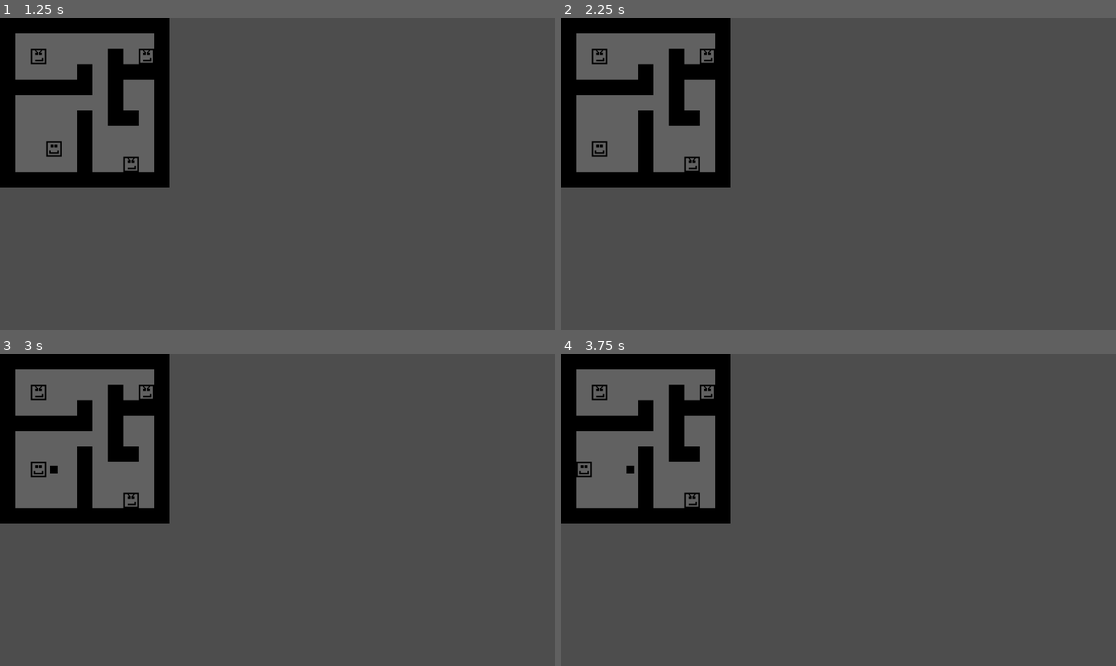
Above: before the commit, frames 1-4 (two rows, left to right).
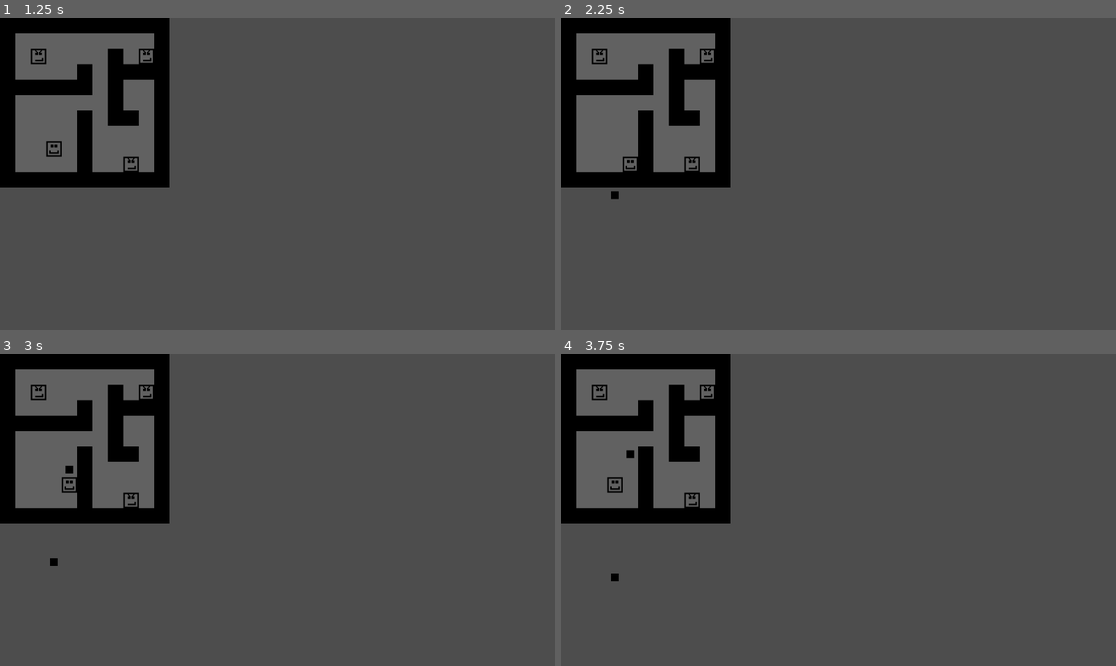
Above: after the commit, the same moments.

Repository: AT0M1X/TheHorseheadPact
Game: Godot game, scene res://scenes/main/Main.tscn
Two runs of this game, one before a commit and one after it. Both use one fixed random seed, a clock stepped at 60 frames per second and the inputs below.
Inputs:
- Up to frame 1 (1.25 s): tap Enter at 0.5 s; hold D (move_right) from 0.53 s (still down); hold Space (shoot) from 0.53 s (still down)
- Up to frame 2 (2.25 s): release D (move_right) at 1.28 s; release Space (shoot) at 1.28 s; hold S (move_down) 1.28-2.03 s; tap Space (shoot) at 1.35 s; tap Enter at 2 s; hold D (move_right) from 2.03 s (still down); hold Space (shoot) from 2.03 s (still down)
- Up to frame 3 (3 s): release D (move_right) at 2.78 s; release Space (shoot) at 2.78 s; hold W (move_up) from 2.78 s (still down); tap Space (shoot) at 2.85 s
- Up to frame 4 (3.75 s): tap Enter at 3.5 s; release W (move_up) at 3.53 s; hold A (move_left) from 3.53 s (still down); hold Space (shoot) from 3.53 s (still down)

Frame 1 is identical in both runs. In frame 2, 0.2% of the frame differs, in the area x 5-14%, y 39-59%; in frame 3, 0.3%; in frame 4, 0.3%, in the area x 2-14%, y 30-73%.

Commit message:
Directional shooting on arrow keys

Diff:
--- a/project.godot
+++ b/project.godot
@@ -35,24 +35,40 @@
 move_left={
 "deadzone": 0.2,
 "events": [Object(InputEventKey,"resource_local_to_scene":false,"resource_name":"","device":-1,"window_id":0,"alt_press …(191 unchanged characters)…
-, Object(InputEventKey,"resource_local_to_scene":false,"resource_name":"","device":-1,"window_id":0,"alt_pressed":false,"shift_pressed":false,"ctrl_pressed":false,"meta_pressed":false,"pressed":false,"keycode":0,"physical_keycode":4194319,"key_label":0,"unicode":0,"location":0,"echo":false,"script":null)
 ]
 }
 move_right={
 "deadzone": 0.2,
 "events": [Object(InputEventKey,"resource_local_to_scene":false,"resource_name":"","device":-1,"window_id":0,"alt_press …(192 unchanged characters)…
-, Object(InputEventKey,"resource_local_to_scene":false,"resource_name":"","device":-1,"window_id":0,"alt_pressed":false,"shift_pressed":false,"ctrl_pressed":false,"meta_pressed":false,"pressed":false,"keycode":0,"physical_keycode":4194321,"key_label":0,"unicode":0,"location":0,"echo":false,"script":null)
 ]
 }
 move_down={
 "deadzone": 0.2,
 "events": [Object(InputEventKey,"resource_local_to_scene":false,"resource_name":"","device":-1,"window_id":0,"alt_press …(192 unchanged characters)…
-, Object(InputEventKey,"resource_local_to_scene":false,"resource_name":"","device":-1,"window_id":0,"alt_pressed":false,"shift_pressed":false,"ctrl_pressed":false,"meta_pressed":false,"pressed":false,"keycode":0,"physical_keycode":4194322,"key_label":0,"unicode":0,"location":0,"echo":false,"script":null)
 ]
 }
 move_up={
 "deadzone": 0.2,
 "events": [Object(InputEventKey,"resource_local_to_scene":false,"resource_name":"","device":-1,"window_id":0,"alt_press …(192 unchanged characters)…
-, Object(InputEventKey,"resource_local_to_scene":false,"resource_name":"","device":-1,"window_id":0,"alt_pressed":false,"shift_pressed":false,"ctrl_pressed":false,"meta_pressed":false,"pressed":false,"keycode":0,"physical_keycode":4194320,"key_label":0,"unicode":0,"location":0,"echo":false,"script":null)
 ]
 }
+shoot_up={
+"deadzone": 0.2,
+"events": [Object(InputEventKey,"resource_local_to_scene":false,"resource_name":"","device":-1,"window_id":0,"alt_pressed":false,"shift_pressed":false,"ctrl_pressed":false,"meta_pressed":false,"pressed":false,"keycode":0,"physical_keycode":4194320,"key_label":0,"unicode":0,"location":0,"echo":false,"script":null)
+]
+}
+shoot_right={
+"deadzone": 0.2,
+"events": [Object(InputEventKey,"resource_local_to_scene":false,"resource_name":"","device":-1,"window_id":0,"alt_pressed":false,"shift_pressed":false,"ctrl_pressed":false,"meta_pressed":false,"pressed":false,"keycode":0,"physical_keycode":4194321,"key_label":0,"unicode":0,"location":0,"echo":false,"script":null)
+]
+}
+shoot_left={
+"deadzone": 0.2,
+"events": [Object(InputEventKey,"resource_local_to_scene":false,"resource_name":"","device":-1,"window_id":0,"alt_pressed":false,"shift_pressed":false,"ctrl_pressed":false,"meta_pressed":false,"pressed":false,"keycode":0,"physical_keycode":4194319,"key_label":0,"unicode":0,"location":0,"echo":false,"script":null)
+]
+}
+shoot_down={
+"deadzone": 0.2,
+"events": [Object(InputEventKey,"resource_local_to_scene":false,"resource_name":"","device":-1,"window_id":0,"alt_pressed":false,"shift_pressed":false,"ctrl_pressed":false,"meta_pressed":false,"pressed":false,"keycode":0,"physical_keycode":4194322,"key_label":0,"unicode":0,"location":0,"echo":false,"script":null)
+]
+}
--- a/scripts/actors/Bullet.gd
+++ b/scripts/actors/Bullet.gd
@@ -17,7 +17,6 @@
 		spawn_turn = false
 		return
 
-	check_collision()
 	if raycast.is_colliding():
 		var hit = raycast.get_collider()
 		if hit != TurnManager.player and !hit.is_in_group("enemies") and !hit.is_in_group("projectiles"):
--- a/scripts/actors/Player.gd
+++ b/scripts/actors/Player.gd
@@ -16,8 +16,17 @@
 		return
 
 	if event.is_action_pressed("shoot"):
-		shoot()
+		shoot(Vector2.ZERO)
 		return
+
+	if event.is_action_pressed("shoot_up"):
+		shoot(Vector2.UP)
+	elif event.is_action_pressed("shoot_right"):
+		shoot(Vector2.RIGHT)
+	elif event.is_action_pressed("shoot_left"):
+		shoot(Vector2.LEFT)
+	elif event.is_action_pressed("shoot_down"):
+		shoot(Vector2.DOWN)
 
 	if event.is_action_pressed("move_right"):
 		try_move(Vector2.RIGHT)
@@ -32,6 +41,7 @@
 	if dir == Vector2.ZERO:
 		return
 
+	last_dir = dir
 	var motion = dir * Settings.tile_size
 
 	# Use move_and_collide to check BEFORE moving
@@ -45,21 +55,14 @@
 	move_and_collide(motion)
 	end_turn()
 
-func shoot():
+func shoot(dir: Vector2):
+	if dir != Vector2.ZERO:
+		last_dir = dir
 	var pos = position + last_dir * Settings.tile_size
 	var bullet = Bullet.instantiate()
 	owner.add_child(bullet)
 	bullet.setup(last_dir, pos)
 
-	#for i in range(1, 20):
-		#pos += last_dir * tile_size
-		## Check if there is an enemy at pos (you can use groups or an Area2D)
-		#var bodies = get_tree().get_nodes_in_group("enemies")
-		#for e in bodies:
-			#if e.position == pos:
-				#e.queue_free()
-				#TurnManager.enemies.erase(e)
-				#break
 	end_turn()
 
 func end_turn():
